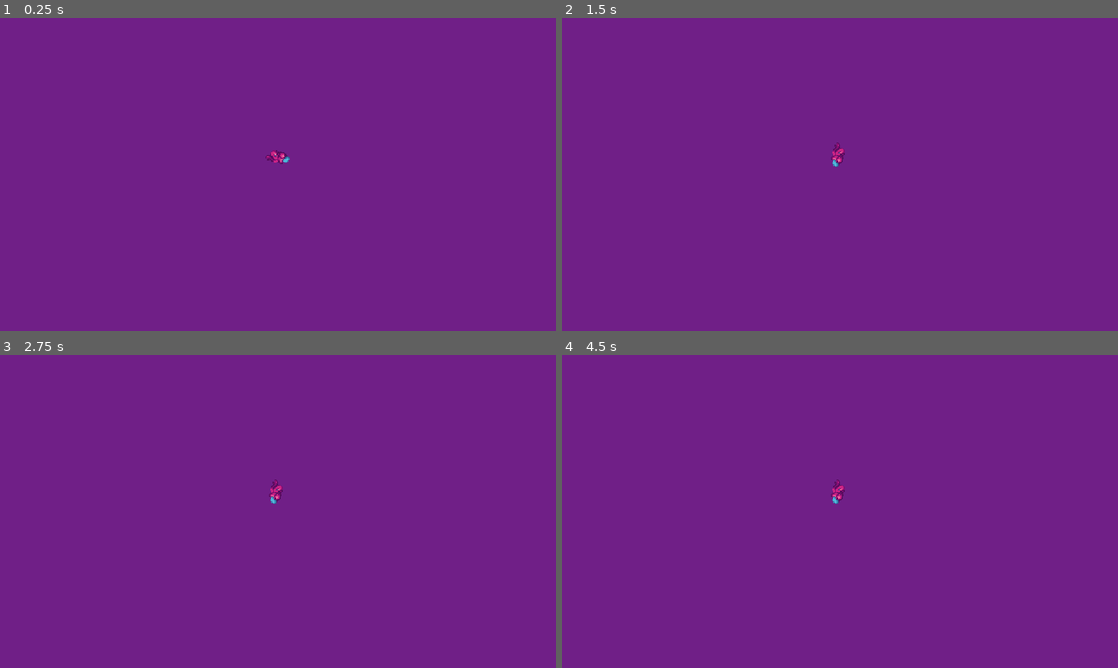
Above: before the commit, frames 1-4 (two rows, left to right).
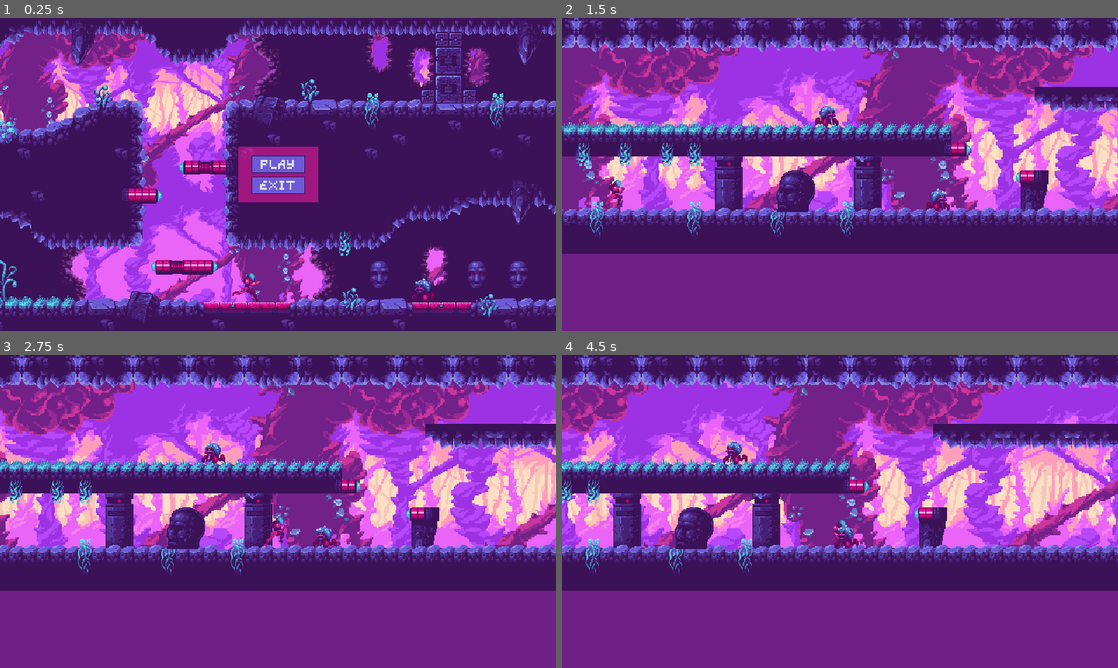
Above: after the commit, the same moments.

Repository: 1KatanaNZ/My-game
Game: Godot game, scene res://levels/MainMenu.tscn
Two runs of this game, one before a commit and one after it. Both use one fixed random seed, a clock stepped at 60 frames per second and the inputs below. Before the commit the project starts from res://levels/base_level.tscn.
Inputs (mouse positions are in pixels of both pictures, inside the frame that each line leads up to):
- Up to frame 1 (0.25 s): no input
- Up to frame 2 (1.5 s): click (840, 165) at 0.5 s, where only the run after the commit has a clickable "PLAY"; hold D (move_right) from 1.28 s (still down); tap L (shoot) at 1.35 s
- Up to frame 3 (2.75 s): keep holding D (move_right); tap W (jump) at 1.52, 2.27 s; tap L (shoot) at 2.1 s
- Up to frame 4 (4.5 s): release D (move_right) at 2.78 s; hold A (move_left) 2.78-3.53 s; tap L (shoot) at 2.85, 3.6, 4.35 s; hold D (move_right) from 3.53 s (still down); tap W (jump) at 3.77 s

The runs differ from the first frame. In frame 1, 92% of the frame differs, in the area x 0-100%, y 0-100%; in frame 2, 63%; in frame 3, 65%; in frame 4, 66%.

Commit message:
Final Build for now

Diff:
--- a/levels/MainMenu.tscn
+++ b/levels/MainMenu.tscn
@@ -1,10 +1,12 @@
-[gd_scene load_steps=6 format=3 uid="uid://dvig2lessn30a"]
+[gd_scene load_steps=8 format=3 uid="uid://dvig2lessn30a"]
 
 [ext_resource type="Texture2D" uid="uid://cjo4627xyp0v4" path="res://warped cave sprites/PNG/environment/environment-preview.png" id="1_pv60d"]
 [ext_resource type="Script" path="res://levels/main_menu.gd" id="1_v8mch"]
 [ext_resource type="Texture2D" uid="uid://dnlfsk1dkhhq3" path="res://warped cave sprites/PNG/sprites/player/player-run/player-run-4.png" id="2_wsiuq"]
 [ext_resource type="Texture2D" uid="uid://x34mti3l54lb" path="res://warped cave sprites/PNG/sprites/enemies/crab-walk/crab-walk-1.png" id="3_n3w57"]
 [ext_resource type="Theme" uid="uid://br3ugn4xm4r8i" path="res://theme/new_theme.tres" id="4_mt4b5"]
+[ext_resource type="PackedScene" uid="uid://c3umxx13kij55" path="res://levels/audio_stream_player.tscn" id="6_o58o7"]
+[ext_resource type="AudioStream" uid="uid://cywobwxnoitja" path="res://levels/Sonic.EYX OST - Crystal Lake Zone (Extended For 20 Mins) - LteamProductions126.mp3" id="7_ovx5u"]
 
 [node name="MainMenu" type="CanvasLayer"]
 script = ExtResource("1_v8mch")
@@ -55,5 +57,9 @@
 layout_mode = 2
 text = "EXIT"
 
+[node name="AudioStreamPlayer" parent="." instance=ExtResource("6_o58o7")]
+stream = ExtResource("7_ovx5u")
+volume_db = -13.388
+
 [connection signal="pressed" from="MarginContainer/PanelContainer/MarginContainer/VBoxContainer/Play" to="." method="_on_play_pressed"]
 [connection signal="pressed" from="MarginContainer/PanelContainer/MarginContainer/VBoxContainer/Exit" to="." method="_on_exit_pressed"]
--- a/levels/level_1.tscn
+++ b/levels/level_1.tscn
@@ -20,13 +20,13 @@
 tile_map_data = PackedByteArray("AAAbAPj/AAAQAAEAAAAcAPj/AAARAAEAAAAdAPj/AAASAAEAAAAgAPr/AAAMAAEAAAAhAPr/AAANAAEAAAAiAPr/AAAOAAEAAAA=")
 
 [node name="player" parent="." index="2"]
-position = Vector2(-384, -48)
+position = Vector2(12, -48)
 
 [node name="Camera2D" parent="player" index="2"]
 limit_left = 0
 limit_top = -271
-limit_right = 1200
-limit_bottom = -10000
+limit_right = 1700
+limit_bottom = -70000
 editor_draw_limits = true
 
 [node name="AudioStreamPlayer" parent="." index="3" instance=ExtResource("3_unbqs")]
--- a/levels/main_menu.gd
+++ b/levels/main_menu.gd
@@ -7,4 +7,4 @@
 	queue_free()
 
 func _on_exit_pressed() -> void:
-	pass # Replace with function body.
+	GameManager.exit_game()
--- a/player/player.gd
+++ b/player/player.gd
@@ -5,7 +5,7 @@
 
 # Constants (implicitly statically typed)
 const GRAVITY: int = 1000  # Increased gravity for a stronger pull down
-const SPEED: int = 300
+const SPEED: int = 250
 const JUMP: int = -300  # Adjusted jump strength
 const JUMP_HORIZONTAL: int = 100
 
--- a/player/player.tscn
+++ b/player/player.tscn
@@ -1,11 +1,16 @@
-[gd_scene load_steps=38 format=3 uid="uid://cc2mncxhn2fgr"]
+[gd_scene load_steps=40 format=3 uid="uid://cc2mncxhn2fgr"]
 
 [ext_resource type="Script" path="res://player/player.gd" id="1_8dhxo"]
 [ext_resource type="Texture2D" uid="uid://dgd22hmh40lai" path="res://player/player/player-idle.png" id="1_ukx7s"]
 [ext_resource type="Texture2D" uid="uid://c80vyc6s10a6m" path="res://player/player/player-run.png" id="2_b82vv"]
+[ext_resource type="Texture2D" uid="uid://dxng0b13tpj85" path="res://player/player/player-duck.png" id="2_w17f1"]
 [ext_resource type="Texture2D" uid="uid://b8vna1nppl4lv" path="res://player/player/player-jump.png" id="3_3f2yy"]
 [ext_resource type="Texture2D" uid="uid://csej4xlyj12wm" path="res://player/player/player-run-shoot.png" id="5_atd08"]
 
+[sub_resource type="AtlasTexture" id="AtlasTexture_kd3f6"]
+atlas = ExtResource("2_w17f1")
+region = Rect2(0, 0, 80, 80)
+
 [sub_resource type="AtlasTexture" id="AtlasTexture_4bs8f"]
 atlas = ExtResource("1_ukx7s")
 region = Rect2(0, 0, 80, 80)
@@ -128,6 +133,14 @@
 
 [sub_resource type="SpriteFrames" id="SpriteFrames_edifq"]
 animations = [{
+"frames": [{
+"duration": 1.0,
+"texture": SubResource("AtlasTexture_kd3f6")
+}],
+"loop": true,
+"name": &"crouch",
+"speed": 5.0
+}, {
 "frames": [],
 "loop": true,
 "name": &"default",
@@ -255,10 +268,8 @@
 [node name="AnimatedSprite2D" type="AnimatedSprite2D" parent="."]
 position = Vector2(0, -24)
 sprite_frames = SubResource("SpriteFrames_edifq")
-animation = &"run_shoot"
+animation = &"crouch"
 autoplay = "idle"
-frame = 8
-frame_progress = 0.672391
 
 [node name="CollisionShape2D" type="CollisionShape2D" parent="."]
 visible = false
--- a/project.godot
+++ b/project.godot
@@ -11,7 +11,7 @@
 [application]
 
 config/name="Galactic Conquest"
-run/main_scene="res://levels/base_level.tscn"
+run/main_scene="res://levels/MainMenu.tscn"
 config/features=PackedStringArray("4.3", "Forward Plus")
 config/icon="res://icon.svg"
 
--- a/scripts/game_manager.gd
+++ b/scripts/game_manager.gd
@@ -9,8 +9,13 @@
 func start_game():
 	transition_to_scene(level_1.resource_path)
 
+
 func exit_game():
 	get_tree().quit()
+
+
+func pause_game():
+	get_tree().paused = true
 
 
 
